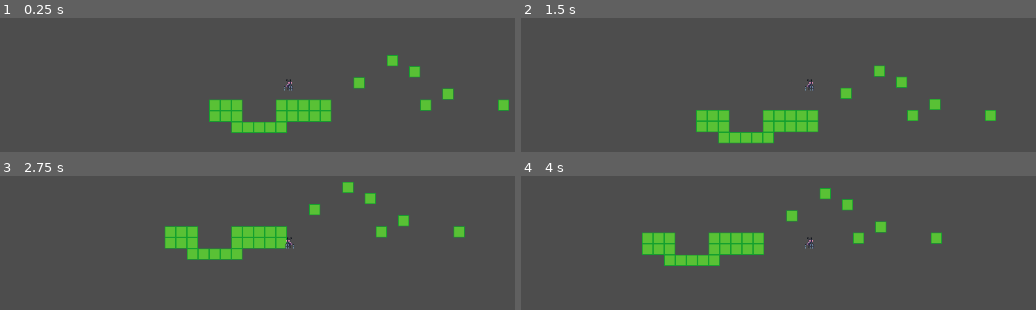
Above: before the commit, frames 1-4 (two rows, left to right).
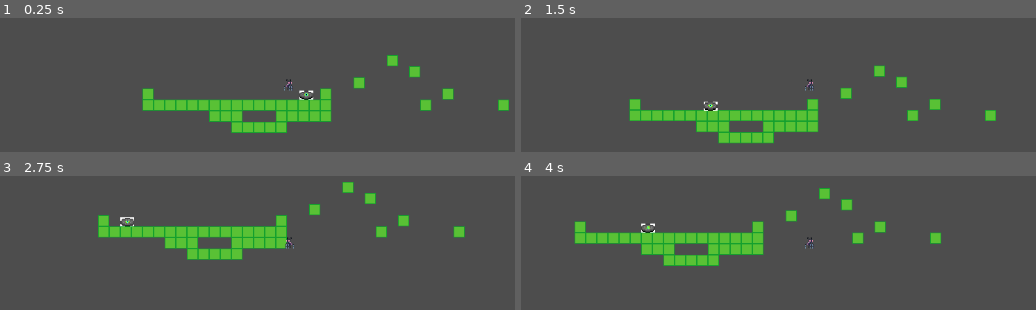
Above: after the commit, the same moments.

Repository: reyhan0173/Pixel-Game-Jam
Game: Godot game, scene res://scenes/playground.tscn
Two runs of this game, one before a commit and one after it. Both use one fixed random seed, a clock stepped at 60 frames per second and the inputs below.
Inputs:
- Up to frame 1 (0.25 s): no input
- Up to frame 2 (1.5 s): hold D (move_right) from 0.53 s (still down); tap Space (jump) at 0.77 s
- Up to frame 3 (2.75 s): tap Space (jump) at 1.52 s; release D (move_right) at 2.03 s; hold A (move_left) from 2.03 s (still down)
- Up to frame 4 (4 s): release A (move_left) at 2.78 s; hold D (move_right) from 2.78 s (still down); tap Space (jump) at 3.02, 3.77 s

The runs differ from the first frame. In frame 1, 2.3% of the frame differs, in the area x 27-65%, y 52-70%; in frame 2, 2.1%; in frame 3, 2.2%; in frame 4, 3.2%, in the area x 10-82%, y 8-68%.

Commit message:
fixed merge conflict uid error

Diff:
--- a/scenes/alert.gd
+++ b/scenes/alert.gd
@@ -4,11 +4,10 @@
 
 var speed: float = 100
 
-var direction: int = 1
+var direction: int
 
 func enter() -> void:
 	#parent.animations.play(animation_name)
-
 	# dont have to set character velocity
 	parent.velocity = Vector2(speed * direction, 0)
 
--- a/scenes/playground.tscn
+++ b/scenes/playground.tscn
@@ -1,7 +1,8 @@
-[gd_scene load_steps=7 format=3 uid="uid://ceny4pga54mbm"]
+[gd_scene load_steps=8 format=3 uid="uid://ceny4pga54mbm"]
 
 [ext_resource type="PackedScene" uid="uid://bhpqwbnbvkb2g" path="res://scenes/player.tscn" id="1_gy1s4"]
 [ext_resource type="Texture2D" uid="uid://dvt4vaqos4xp" path="res://assets/tiles/ground.png" id="1_js4ev"]
+[ext_resource type="PackedScene" uid="uid://cyb7v268j5o3u" path="res://scenes/roombot.tscn" id="3_72ft2"]
 
 [sub_resource type="TileSetAtlasSource" id="TileSetAtlasSource_pcjm3"]
 texture = ExtResource("1_js4ev")
@@ -23,7 +24,7 @@
 [node name="Playground" type="TileMap"]
 tile_set = SubResource("TileSet_wfwn5")
 format = 2
-layer_0/tile_data = PackedInt32Array(589825, 1, 0, 589826, 1 …(313 unchanged characters)… 524304, 1, 0, 589845, 1, 0, 589838, 1, 0)
+layer_0/tile_data = PackedInt32Array(589825, 1, 0, 589826, 1 …(313 unchanged characters)… 524304, 1, 0, 589845, 1, 0, 589838, 1, 0, 524293, 1, 0, 655354, 1, 0, 655353, 1, 0, 655352, 1, 0, 655351, 1, 0, 655350, 1, 0, 655358, 1, 0, 655359, 1, 0, 589824, 1, 0, 655349, 1, 0, 589813, 1, 0)
 
 [node name="Player" parent="." instance=ExtResource("1_gy1s4")]
 position = Vector2(35, 115)
@@ -39,3 +40,6 @@
 
 [node name="CollisionShape2D" type="CollisionShape2D" parent="StaticBody2D2"]
 shape = SubResource("WorldBoundaryShape2D_24h4o")
+
+[node name="Roombot" parent="." instance=ExtResource("3_72ft2")]
+position = Vector2(68, 134)
--- a/scenes/roombot.tscn
+++ b/scenes/roombot.tscn
@@ -1,12 +1,10 @@
 [gd_scene load_steps=7 format=3 uid="uid://cyb7v268j5o3u"]
-
 
 [ext_resource type="Script" path="res://scripts/Roombot.gd" id="1_52k15"]
 [ext_resource type="Script" path="res://scripts/state_machine.gd" id="2_wnkjl"]
 [ext_resource type="Script" path="res://scripts/patrol.gd" id="3_xpkio"]
 [ext_resource type="Script" path="res://scenes/alert.gd" id="4_f28ks"]
 [ext_resource type="Texture2D" path="res://assets/enemies/temproombot.png" id="4_fse7k"]
-
 
 [sub_resource type="RectangleShape2D" id="RectangleShape2D_exg1j"]
 size = Vector2(20, 12)
--- a/scripts/patrol.gd
+++ b/scripts/patrol.gd
@@ -16,6 +16,7 @@
 
 func process_frame(delta: float) -> enemy_state:
 	if parent.player_detection.is_colliding():
+		alert_state.direction = direction
 		print("hellow world")
 		return alert_state
 	return null
